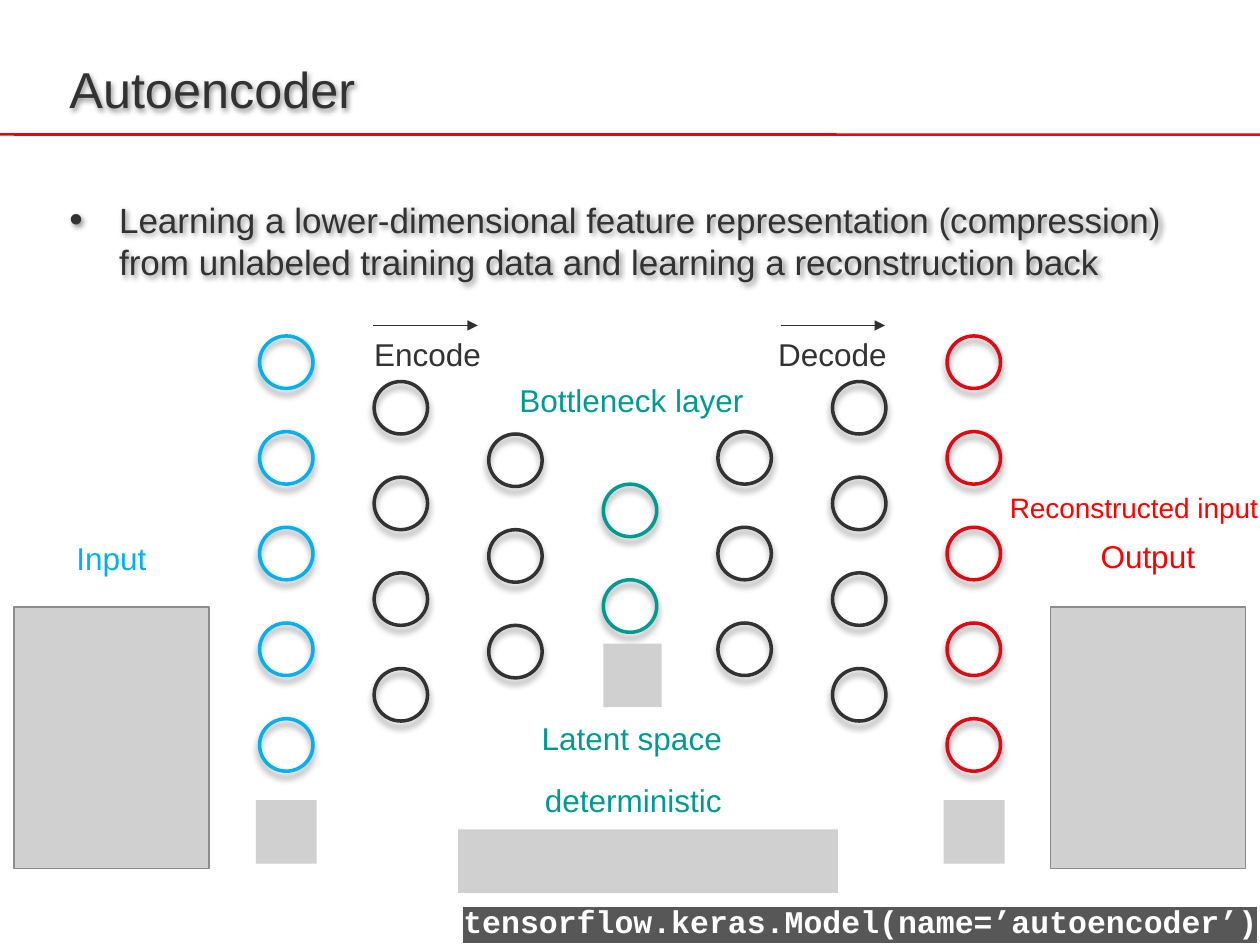
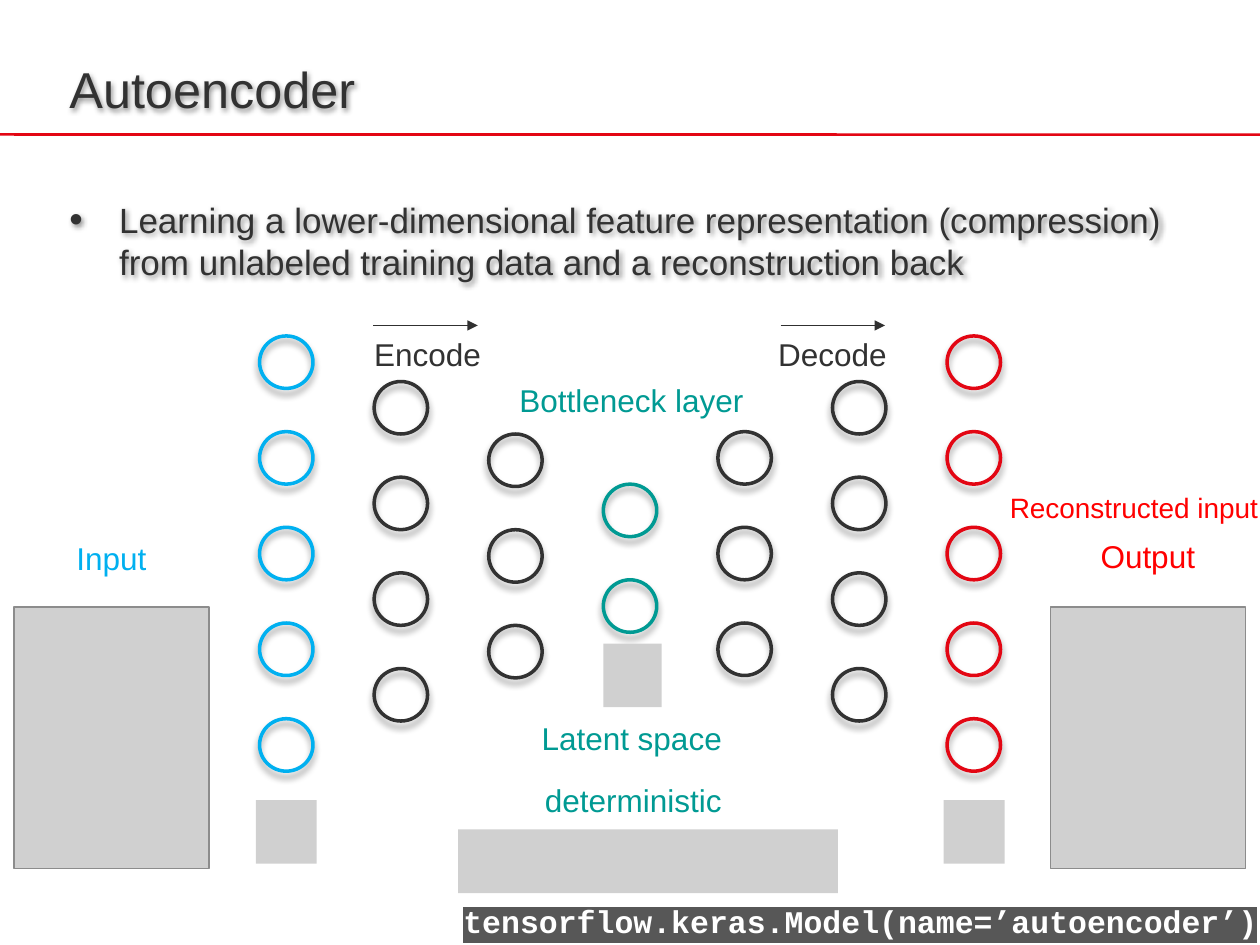
Before and after one commit to sib-swiss/pytorch-practical-training, a slide deck: slide 6 of slides/TechniquesDL2024.pptx. Drawn at 1260x945 pixels with LibreOffice and Linux fonts; fonts in the diff are those of the drawing; grey boxes stand for pictures. Boxes give left, top, right and bottom in pixels: in the first picture for what was removed or moved away, otherwise in the second. Text is boxed around its words. In the diff, an @@ line names an element or a change of style, - is before the commit and + after.

Commit message:
Update slides

```diff
--- a/slides/TechniquesDL2024.pptx
+++ b/slides/TechniquesDL2024.pptx
@@ text at (119, 207, 1161, 282): text changed @@
-  • Learning a lower-dimensional feature representation (compression) from unlabeled training data and learning a reconstruction back
+  • Learning a lower-dimensional feature representation (compression) from unlabeled training data and a reconstruction back
```
Also in this commit, not shown: 1 other slide changed, 2 other files.
